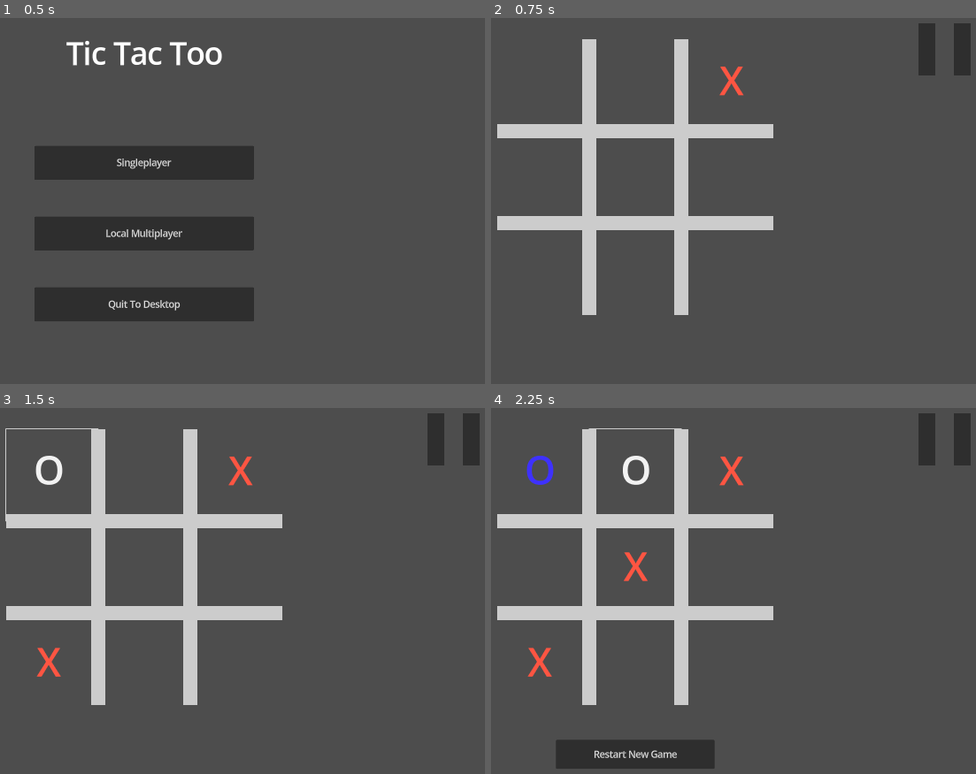
Above: before the commit, frames 1-4 (two rows, left to right).
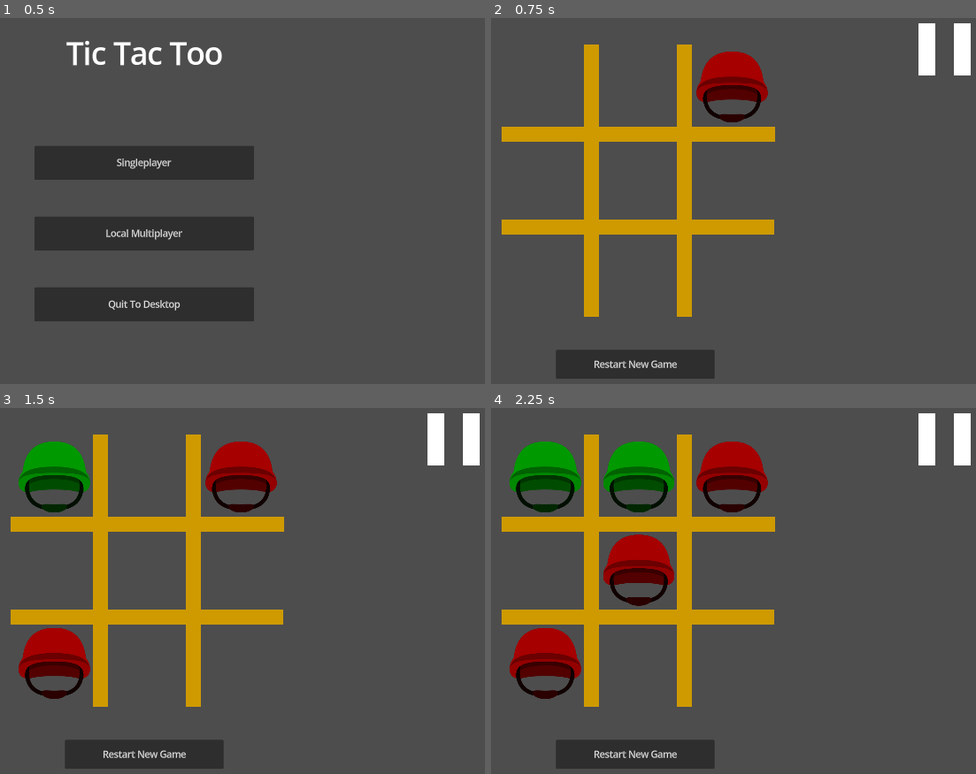
Above: after the commit, the same moments.

Repository: AlixBarreaux/tic-tac-two
Game: Godot game, scene res://scenes/main_menu.tscn
Same seed, same stepped clock (60 frames per second), same inputs: the game is played once before the commit and once after it.
Inputs (mouse positions are in pixels of both pictures, inside the frame that each line leads up to; where the layout moved, square brackets give the same spot in the first picture):
- Up to frame 1 (0.5 s): no input
- Up to frame 2 (0.75 s): click "Singleplayer" at 0.5 s
- Up to frame 3 (1.5 s): click (53, 477) [53, 473] at 1.25 s
- Up to frame 4 (2.25 s): click (636, 477) [636, 473] at 2 s

Frame 1 is identical in both runs. In frame 2, 16% of the frame differs, in the area x 1-99%, y 1-99%; in frame 3, 19%; in frame 4, 20%, in the area x 1-99%, y 1-82%.

Commit message:
Feat: Improve UI visuals
Main theme update, color tweaks in code, board code related to color deleted

Diff:
--- a/resources/themes/main_theme.tres
+++ b/resources/themes/main_theme.tres
@@ -1,4 +1,7 @@
-[gd_resource type="Theme" load_steps=2 format=3 uid="uid://chvdfaqu3vjd2"]
+[gd_resource type="Theme" load_steps=3 format=3 uid="uid://chvdfaqu3vjd2"]
+
+[sub_resource type="StyleBoxFlat" id="StyleBoxFlat_bc60k"]
+bg_color = Color(1, 1, 1, 1)
 
 [sub_resource type="StyleBoxFlat" id="StyleBoxFlat_sik6j"]
 bg_color = Color(0.762404, 0.762404, 0.762404, 0.541176)
@@ -9,5 +12,7 @@
 ButtonCell/font_sizes/font_size = 100
 GameTitle/base_type = &"Label"
 GameTitle/font_sizes/font_size = 80
+OpaquePanel/base_type = &"Panel"
+OpaquePanel/styles/panel = SubResource("StyleBoxFlat_bc60k")
 PanelSemiTransparent/base_type = &"Panel"
 PanelSemiTransparent/styles/panel = SubResource("StyleBoxFlat_sik6j")
--- a/scenes/button_cell.tscn
+++ b/scenes/button_cell.tscn
@@ -1,13 +1,40 @@
-[gd_scene load_steps=3 format=3 uid="uid://c7fkf7oihcrlp"]
+[gd_scene load_steps=4 format=3 uid="uid://c7fkf7oihcrlp"]
 
 [ext_resource type="Script" path="res://scripts/button_cell.gd" id="1_54p6b"]
 [ext_resource type="Theme" uid="uid://chvdfaqu3vjd2" path="res://resources/themes/main_theme.tres" id="1_dcwhr"]
+[ext_resource type="Texture2D" uid="uid://dkx7y21vllugm" path="res://assets/military_helmet_white.png" id="3_osf3i"]
 
 [node name="ButtonCell" type="Button"]
+offset_right = 234.0
+offset_bottom = 234.0
 size_flags_horizontal = 3
 size_flags_vertical = 3
+focus_mode = 0
 theme = ExtResource("1_dcwhr")
-theme_type_variation = &"ButtonCell"
+theme_type_variation = &"FlatButton"
 script = ExtResource("1_54p6b")
 
+[node name="Control" type="MarginContainer" parent="."]
+layout_mode = 1
+anchors_preset = 15
+anchor_right = 1.0
+anchor_bottom = 1.0
+grow_horizontal = 2
+grow_vertical = 2
+size_flags_horizontal = 3
+size_flags_vertical = 3
+mouse_filter = 2
+theme_override_constants/margin_left = 20
+theme_override_constants/margin_top = 20
+theme_override_constants/margin_right = 20
+theme_override_constants/margin_bottom = 20
+
+[node name="TextureRect" type="TextureRect" parent="Control"]
+layout_mode = 2
+size_flags_horizontal = 3
+size_flags_vertical = 3
+mouse_filter = 2
+texture = ExtResource("3_osf3i")
+expand_mode = 1
+
 [connection signal="pressed" from="." to="." method="_on_pressed"]
--- a/scenes/game.tscn
+++ b/scenes/game.tscn
@@ -1,89 +1,36 @@
-[gd_scene load_steps=15 format=3 uid="uid://vi1mnlp6oe6e"]
+[gd_scene load_steps=7 format=3 uid="uid://vi1mnlp6oe6e"]
 
 [ext_resource type="Script" path="res://scripts/board.gd" id="1_80fon"]
 [ext_resource type="PackedScene" uid="uid://c7fkf7oihcrlp" path="res://scenes/button_cell.tscn" id="1_b1dxv"]
 [ext_resource type="PackedScene" uid="uid://dpaof16kehnxo" path="res://scenes/player-ai/player_ai.tscn" id="1_vmxub"]
 [ext_resource type="PackedScene" uid="uid://b3655ngv0pjo" path="res://scenes/pause_menu_ui.tscn" id="3_dlpvo"]
 [ext_resource type="PackedScene" uid="uid://j33gauki0c8o" path="res://scenes/new_game_button.tscn" id="4_5lep1"]
-
-[sub_resource type="StyleBoxFlat" id="StyleBoxFlat_yptch"]
-bg_color = Color(0.6, 0.6, 0.6, 0)
-border_width_right = 20
-border_width_bottom = 20
-
-[sub_resource type="StyleBoxFlat" id="StyleBoxFlat_elyke"]
-bg_color = Color(0.6, 0.6, 0.6, 0)
-border_width_left = 20
-border_width_right = 20
-border_width_bottom = 20
-
-[sub_resource type="StyleBoxFlat" id="StyleBoxFlat_ilknn"]
-bg_color = Color(0.6, 0.6, 0.6, 0)
-border_width_left = 20
-border_width_bottom = 20
-
-[sub_resource type="StyleBoxFlat" id="StyleBoxFlat_v350l"]
-bg_color = Color(0.6, 0.6, 0.6, 0)
-border_width_top = 20
-border_width_right = 20
-border_width_bottom = 20
-
-[sub_resource type="StyleBoxFlat" id="StyleBoxFlat_t1rvh"]
-bg_color = Color(0.6, 0.6, 0.6, 0)
-border_width_left = 20
-border_width_top = 20
-border_width_right = 20
-border_width_bottom = 20
-
-[sub_resource type="StyleBoxFlat" id="StyleBoxFlat_2h4cq"]
-bg_color = Color(0.6, 0.6, 0.6, 0)
-border_width_left = 20
-border_width_top = 20
-border_width_bottom = 20
-
-[sub_resource type="StyleBoxFlat" id="StyleBoxFlat_2n1ha"]
-bg_color = Color(0.6, 0.6, 0.6, 0)
-border_width_top = 20
-border_width_right = 20
-
-[sub_resource type="StyleBoxFlat" id="StyleBoxFlat_a5kyk"]
-bg_color = Color(0.6, 0.6, 0.6, 0)
-border_width_left = 20
-border_width_top = 20
-border_width_right = 20
-
-[sub_resource type="StyleBoxFlat" id="StyleBoxFlat_pp6fu"]
-bg_color = Color(0.6, 0.6, 0.6, 0)
-border_width_left = 20
-border_width_top = 20
+[ext_resource type="Theme" uid="uid://chvdfaqu3vjd2" path="res://resources/themes/main_theme.tres" id="5_dx5ny"]
 
 [node name="Game" type="Node"]
 
 [node name="PlayerAI" parent="." instance=ExtResource("1_vmxub")]
 
 [node name="CanvasLayer" type="CanvasLayer" parent="."]
-
-[node name="NewGameButton" parent="CanvasLayer" instance=ExtResource("4_5lep1")]
 
 [node name="Board" type="GridContainer" parent="CanvasLayer"]
 unique_name_in_owner = true
 anchors_preset = -1
-anchor_left = 0.305
-anchor_top = 0.153
-anchor_right = 0.695
-anchor_bottom = 0.847
-offset_left = -0.360046
-offset_top = -72.24
-offset_right = 0.359863
-offset_bottom = -71.952
-grow_horizontal = 2
-grow_vertical = 2
-theme_override_constants/h_separation = 0
-theme_override_constants/v_separation = 0
+anchor_left = 0.312
+anchor_top = 0.099
+anchor_right = 0.695
+anchor_bottom = 0.784
+offset_left = -0.0400391
+offset_top = 0.0799942
+offset_right = 4.59998
+offset_bottom = 0.279968
+grow_horizontal = 2
+grow_vertical = 2
+theme = ExtResource("5_dx5ny")
+theme_override_constants/h_separation = 20
+theme_override_constants/v_separation = 20
 columns = 3
 script = ExtResource("1_80fon")
-btn_cell_player_1_pawn_color = Color(0.24165, 0.192983, 1, 1)
-btn_cell_player_2_pawn_color = Color(0.99482, 0.332057, 0.258464, 1)
 
 [node name="ButtonCellTopLeft" parent="CanvasLayer/Board" instance=ExtResource("1_b1dxv")]
 layout_mode = 2
@@ -93,7 +40,6 @@
 focus_neighbor_bottom = NodePath("../ButtonCenterLeft")
 focus_next = NodePath("../ButtonCellTopMiddle")
 focus_previous = NodePath("../ButtonBottomRight")
-theme_override_styles/normal = SubResource("StyleBoxFlat_yptch")
 
 [node name="ButtonCellTopMiddle" parent="CanvasLayer/Board" instance=ExtResource("1_b1dxv")]
 layout_mode = 2
@@ -103,7 +49,6 @@
 focus_neighbor_bottom = NodePath("../ButtonCenterMiddle")
 focus_next = NodePath("../ButtonTopRight")
 focus_previous = NodePath("../ButtonCellTopLeft")
-theme_override_styles/normal = SubResource("StyleBoxFlat_elyke")
 
 [node name="ButtonTopRight" parent="CanvasLayer/Board" instance=ExtResource("1_b1dxv")]
 layout_mode = 2
@@ -113,7 +58,6 @@
 focus_neighbor_bottom = NodePath("../ButtonCenterRight")
 focus_next = NodePath("../ButtonCenterLeft")
 focus_previous = NodePath("../ButtonCellTopMiddle")
-theme_override_styles/normal = SubResource("StyleBoxFlat_ilknn")
 
 [node name="ButtonCenterLeft" parent="CanvasLayer/Board" instance=ExtResource("1_b1dxv")]
 layout_mode = 2
@@ -123,7 +67,6 @@
 focus_neighbor_bottom = NodePath("../ButtonBottomLeft")
 focus_next = NodePath("../ButtonCenterMiddle")
 focus_previous = NodePath("../ButtonTopRight")
-theme_override_styles/normal = SubResource("StyleBoxFlat_v350l")
 
 [node name="ButtonCenterMiddle" parent="CanvasLayer/Board" instance=ExtResource("1_b1dxv")]
 layout_mode = 2
@@ -133,7 +76,6 @@
 focus_neighbor_bottom = NodePath("../ButtonBottomMiddle")
 focus_next = NodePath("../ButtonCenterRight")
 focus_previous = NodePath("../ButtonCenterLeft")
-theme_override_styles/normal = SubResource("StyleBoxFlat_t1rvh")
 
 [node name="ButtonCenterRight" parent="CanvasLayer/Board" instance=ExtResource("1_b1dxv")]
 layout_mode = 2
@@ -143,7 +85,6 @@
 focus_neighbor_bottom = NodePath("../ButtonBottomRight")
 focus_next = NodePath("../ButtonBottomLeft")
 focus_previous = NodePath("../ButtonCenterMiddle")
-theme_override_styles/normal = SubResource("StyleBoxFlat_2h4cq")
 
 [node name="ButtonBottomLeft" parent="CanvasLayer/Board" instance=ExtResource("1_b1dxv")]
 layout_mode = 2
@@ -153,7 +94,6 @@
 focus_neighbor_bottom = NodePath("../ButtonCellTopLeft")
 focus_next = NodePath("../ButtonBottomMiddle")
 focus_previous = NodePath("../ButtonCenterRight")
-theme_override_styles/normal = SubResource("StyleBoxFlat_2n1ha")
 
 [node name="ButtonBottomMiddle" parent="CanvasLayer/Board" instance=ExtResource("1_b1dxv")]
 layout_mode = 2
@@ -163,7 +103,6 @@
 focus_neighbor_bottom = NodePath("../ButtonCellTopMiddle")
 focus_next = NodePath("../ButtonBottomRight")
 focus_previous = NodePath("../ButtonBottomLeft")
-theme_override_styles/normal = SubResource("StyleBoxFlat_a5kyk")
 
 [node name="ButtonBottomRight" parent="CanvasLayer/Board" instance=ExtResource("1_b1dxv")]
 layout_mode = 2
@@ -173,7 +112,92 @@
 focus_neighbor_bottom = NodePath("../ButtonTopRight")
 focus_next = NodePath("../ButtonCellTopLeft")
 focus_previous = NodePath("../ButtonBottomMiddle")
-theme_override_styles/normal = SubResource("StyleBoxFlat_pp6fu")
+
+[node name="BoardLines" type="Control" parent="CanvasLayer"]
+modulate = Color(0.807843, 0.603922, 0, 1)
+layout_mode = 3
+anchor_left = 0.312
+anchor_top = 0.099
+anchor_right = 0.695
+anchor_bottom = 0.784
+offset_left = -0.0400391
+offset_top = 0.0799942
+offset_right = 4.59998
+offset_bottom = 0.279968
+grow_horizontal = 2
+grow_vertical = 2
+mouse_filter = 2
+
+[node name="Panel" type="Panel" parent="CanvasLayer/BoardLines"]
+layout_mode = 1
+anchors_preset = -1
+anchor_left = 0.64
+anchor_right = 0.695
+anchor_bottom = 1.0
+offset_left = -250.6
+offset_right = -250.824
+offset_bottom = -0.807983
+grow_horizontal = 2
+grow_vertical = 2
+size_flags_horizontal = 3
+size_flags_vertical = 3
+theme = ExtResource("5_dx5ny")
+theme_type_variation = &"OpaquePanel"
+
+[node name="Panel2" type="Panel" parent="CanvasLayer/BoardLines"]
+layout_mode = 1
+anchors_preset = -1
+anchor_left = 0.64
+anchor_right = 0.695
+anchor_bottom = 1.0
+offset_left = 0.0672302
+offset_right = -0.156372
+offset_bottom = -0.807983
+grow_horizontal = 2
+grow_vertical = 2
+size_flags_horizontal = 3
+size_flags_vertical = 3
+theme = ExtResource("5_dx5ny")
+theme_type_variation = &"OpaquePanel"
+
+[node name="Panel3" type="Panel" parent="CanvasLayer/BoardLines"]
+layout_mode = 1
+anchors_preset = -1
+anchor_left = -0.002
+anchor_top = 0.303
+anchor_right = 1.0
+anchor_bottom = 0.357
+offset_left = 741.48
+offset_top = -0.220001
+offset_right = 40.0
+offset_bottom = 700.82
+grow_horizontal = 2
+grow_vertical = 2
+rotation = 1.57079
+size_flags_horizontal = 3
+size_flags_vertical = 3
+theme = ExtResource("5_dx5ny")
+theme_type_variation = &"OpaquePanel"
+
+[node name="Panel4" type="Panel" parent="CanvasLayer/BoardLines"]
+layout_mode = 1
+anchors_preset = -1
+anchor_top = 0.643
+anchor_right = 0.997
+anchor_bottom = 0.698
+offset_left = 738.0
+offset_top = 0.179993
+offset_right = 40.22
+offset_bottom = 698.48
+grow_horizontal = 2
+grow_vertical = 2
+rotation = 1.57079
+size_flags_horizontal = 3
+size_flags_vertical = 3
+theme = ExtResource("5_dx5ny")
+theme_type_variation = &"OpaquePanel"
+
+[node name="NewGameButton" parent="CanvasLayer" instance=ExtResource("4_5lep1")]
 
 [node name="PauseMenuUI" parent="CanvasLayer" instance=ExtResource("3_dlpvo")]
 visible = false
--- a/scenes/pause_menu_ui.tscn
+++ b/scenes/pause_menu_ui.tscn
@@ -96,11 +96,13 @@
 layout_mode = 2
 size_flags_horizontal = 3
 mouse_filter = 2
+theme_type_variation = &"OpaquePanel"
 
 [node name="Panel2" type="Panel" parent="PauseButtonIcon/PauseButton/HBoxContainer"]
 layout_mode = 2
 size_flags_horizontal = 3
 mouse_filter = 2
+theme_type_variation = &"OpaquePanel"
 
 [connection signal="pressed" from="Body/VBoxContainer/ResumeButton" to="." method="_on_resume_button_pressed"]
 [connection signal="pressed" from="Body/VBoxContainer/QuitToMainMenuButton" to="." method="_on_quit_to_main_menu_button_pressed"]
--- a/scripts/board.gd
+++ b/scripts/board.gd
@@ -22,11 +22,6 @@
 	self.get_child(idx).click()
 
 
-@export var btn_cell_neutral_cell_color: Color = Color(255.0, 255.0, 255.0, 255.0)
-@export var btn_cell_player_1_pawn_color: Color = Color(255.0, 255.0, 255.0, 255.0)
-@export var btn_cell_player_2_pawn_color: Color = Color(255.0, 255.0, 255.0, 255.0)
-
-
 func build_initial_cells() -> void:
 	var button_index: int = 0
 
@@ -36,10 +31,6 @@
 		# Build buttons cell ids
 		button_cell.cell_id = button_index
 		button_index += 1
-
-		button_cell.neutral_cell_color = btn_cell_neutral_cell_color
-		button_cell.player_1_pawn_color = btn_cell_player_1_pawn_color
-		button_cell.player_2_pawn_color = btn_cell_player_2_pawn_color
 
 	cells = initial_cells.duplicate(true)
 
--- a/scripts/button_cell.gd
+++ b/scripts/button_cell.gd
@@ -2,12 +2,27 @@
 class_name ButtonCell
 
 
-var neutral_cell_color: Color = Color(255.0, 255.0, 255.0, 255.0)
-var player_1_pawn_color: Color = Color(255.0, 255.0, 255.0, 255.0)
-var player_2_pawn_color: Color = Color(255.0, 255.0, 255.0, 255.0)
+@export var neutral_cell_color: Color = Color(1.0, 1.0, 1.0, 0.0)
+@export var player_1_pawn_color: Color = Color(0.0, 0.600, 0.0, 1.0)
+@export var player_2_pawn_color: Color = Color(0.652, 0.0, 0.0, 1.0)
 
-func set_color(color: Color) -> void:
-	set("theme_override_colors/font_color", color)
+
+@onready var texture_rect: TextureRect = $Control/TextureRect
+
+func set_cell_visuals(color: Color) -> void:
+	print("set_cell_visuals() to: ", color)
+	self.texture_rect.set_modulate(color)
+	self.texture_rect.show()
+
+
+func pick_cell_visuals_based_on_owner() -> void:
+	match cell_owner:
+		EnumCellOwners.CellOwners.NEUTRAL:
+			set_cell_visuals(neutral_cell_color)
+		EnumCellOwners.CellOwners.PLAYER_1:
+			set_cell_visuals(player_1_pawn_color)
+		EnumCellOwners.CellOwners.PLAYER_2:
+			set_cell_visuals(player_2_pawn_color)
 
 
 ## Cell location
@@ -25,29 +40,19 @@
 
 
 func click() -> void:
-	_on_pressed()
+	self._on_pressed()
 
 
 func _on_pressed() -> void:
 	cell_owner = Global.current_player_id
-
-	match cell_owner:
-		EnumCellOwners.CellOwners.NEUTRAL:
-			self.set_text("")
-			set_color(neutral_cell_color)
-		EnumCellOwners.CellOwners.PLAYER_1:
-			self.set_text("O")
-			set_color(player_1_pawn_color)
-		EnumCellOwners.CellOwners.PLAYER_2:
-			self.set_text("X")
-			set_color(player_2_pawn_color)
-
-	disable()
+	self.pick_cell_visuals_based_on_owner()
+	self.disable()
 	Events.player_picked_cell.emit(cell_id)
 
 
 func on_new_game_started() -> void:
-	self.set_text("")
+	print("New game started! Color neutral: ", neutral_cell_color)
+	set_cell_visuals(neutral_cell_color)
 	is_game_over = false
 	self.enable()
 
Binary file added: assets/military_helmet_white.png
Not shown, added: assets/military_helmet_white.png.import
